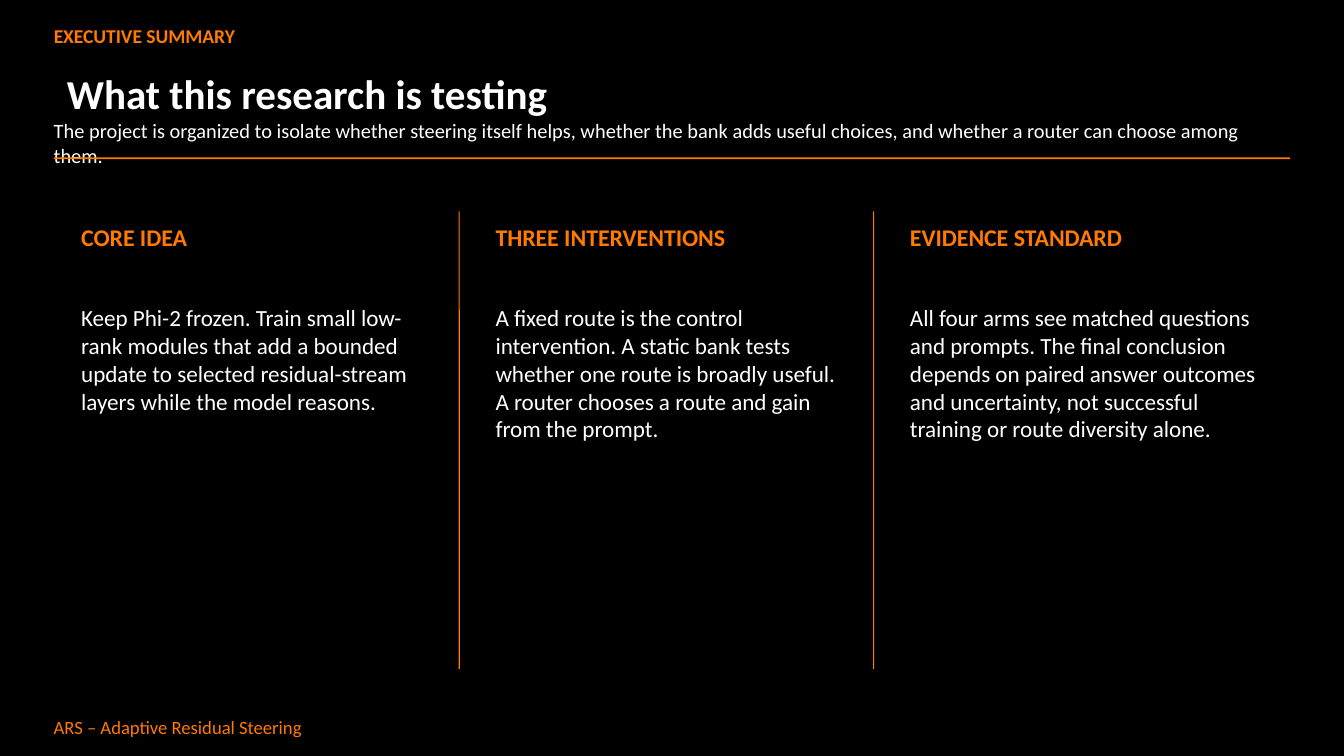
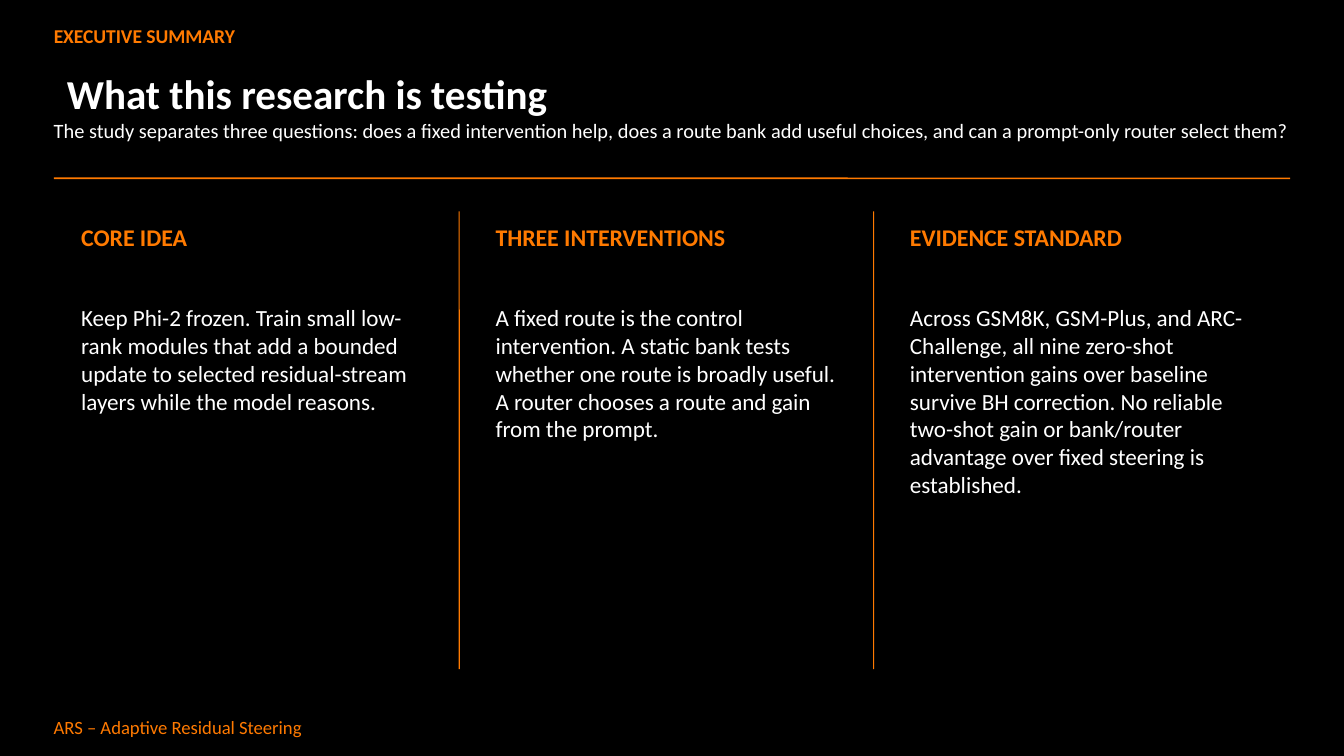
Before and after one commit to Abdullah182155/adaptive-residual-steering, a slide deck: slide 2 of ARS_Research_Presentation.pptx. Drawn at 1344x756 pixels with LibreOffice and Linux fonts; fonts in the diff are those of the drawing. Boxes give left, top, right and bottom in pixels: in the first picture for what was removed or moved away, otherwise in the second. Text is boxed around its words. In the diff, an @@ line names an element or a change of style, - is before the commit and + after.

Commit message:
docs: finalize research handoff and presentation
Record the completed benchmark evidence, release provenance, limitations, and references alongside the reviewed research deck.

```diff
--- a/ARS_Research_Presentation.pptx
+++ b/ARS_Research_Presentation.pptx
@@ text at (54,124,1287,142): text changed @@
-The project is organized to isolate whether steering itself helps, whether the bank adds useful choices, and whether a router can choose among them.
+The study separates three questions: does a fixed intervention help, does a route bank add useful choices, and can a prompt-only router select them?
@@ line moved from (54, 159) - (1290, 159) to (54, 179) - (1290, 179) @@
@@ text at (910,310,1242,493): text changed @@
-All four arms see matched questions and prompts. The final conclusion depends on paired answer outcomes and uncertainty, not successful training or route diversity alone.
+Across GSM8K, GSM-Plus, and ARC-Challenge, all nine zero-shot intervention gains over baseline survive BH correction. No reliable two-shot gain or bank/router advantage over fixed steering is established.
```
Also in this commit, not shown: 7 other slides changed, 15 slides added, 9 slides removed, 12 other files.
